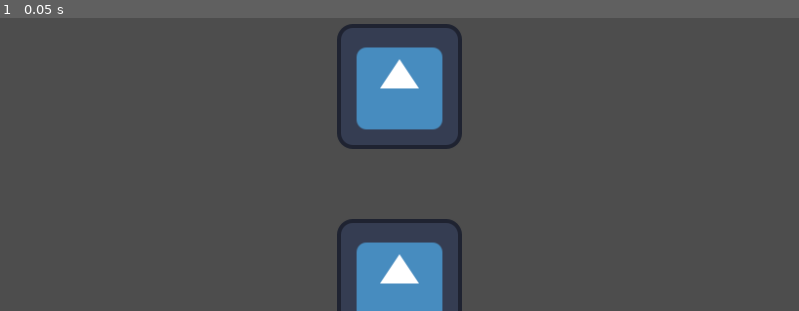
Above: before the commit, frame 1.
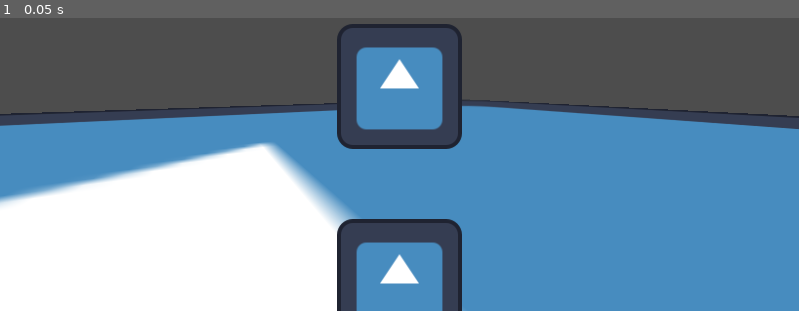
Above: after the commit, the same moment.

Repository: cyan-teal/flying-bullet-3d
Game: Godot game, scene res://scenes/game.tscn
Same seed, same stepped clock (60 frames per second), same inputs: the game is played once before the commit and once after it. The engine's default icon, where the game draws it, is replaced by a stand-in: a white triangle on a blue panel in a dark square.
Inputs:
- Up to frame 1 (0.05 s): no input

The runs differ from the first frame. In frame 1, 60% of the frame differs, in the area x 0-100%, y 27-100%.

Commit message:
Add world floor

Diff:
--- a/flying-bullet-3d/scenes/world.tscn
+++ b/flying-bullet-3d/scenes/world.tscn
@@ -2,6 +2,7 @@
 
 [ext_resource type="PackedScene" uid="uid://f6521co3ei3v" path="res://scenes/bullet.tscn" id="1_nnsk1"]
 [ext_resource type="PackedScene" uid="uid://bx6ak22a2qnfv" path="res://scenes/obstacle.tscn" id="2_rwgxs"]
+[ext_resource type="Texture2D" uid="uid://d2d5hrm8hekwr" path="res://assets/icon.svg" id="3_4wyf3"]
 
 [node name="World" type="Node3D" unique_id=1877161576]
 
@@ -12,3 +13,7 @@
 
 [node name="Obstacle" parent="." unique_id=1347821876 instance=ExtResource("2_rwgxs")]
 transform = Transform3D(1, 0, 0, 0, 1, 0, 0, 0, 1, 0, -2, 0)
+
+[node name="Floor" type="Sprite3D" parent="." unique_id=1196764948]
+transform = Transform3D(128, 0, 0, 0, -5.5950577e-06, 128, 0, -128, -5.5950577e-06, 0, -5, 0)
+texture = ExtResource("3_4wyf3")
